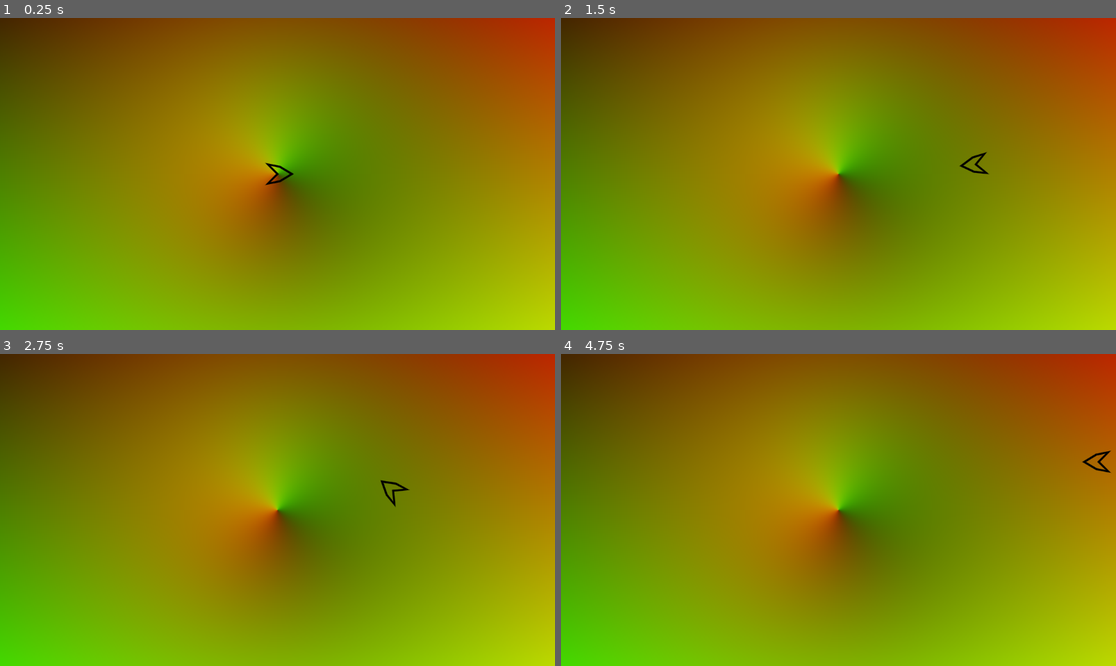
Above: before the commit, frames 1-4 (two rows, left to right).
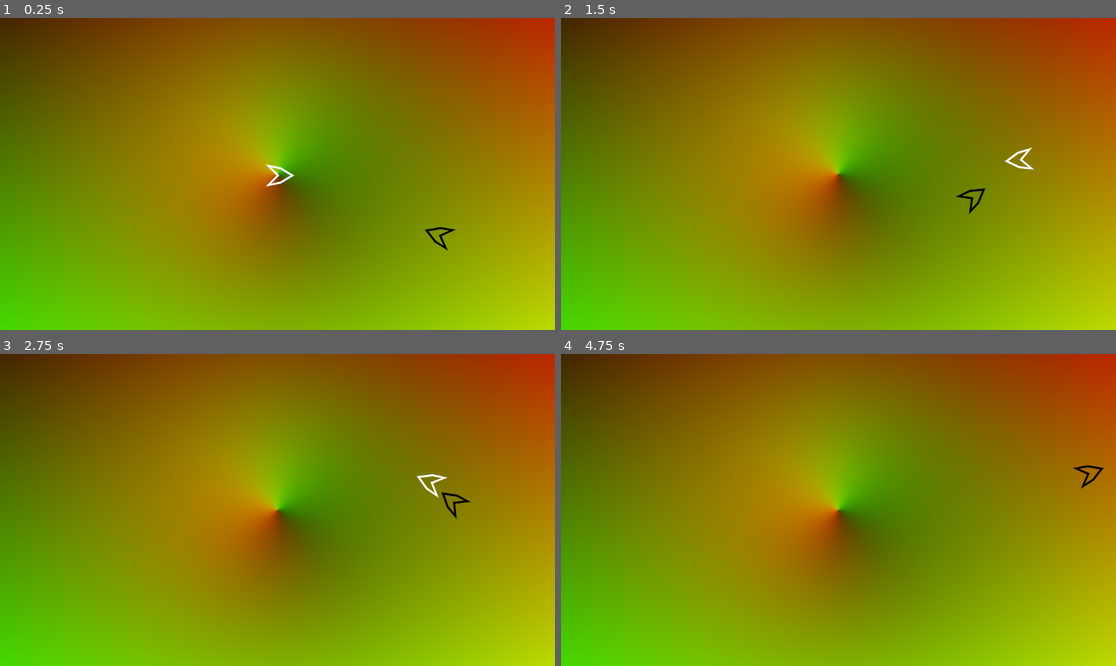
Above: after the commit, the same moments.

Repository: hacklish/spacegame
Game: Godot game, scene res://game_world.tscn
The game is run twice, just before and just after one commit, with the same random seed, the same clock (stepped at 60 frames per second) and the same inputs.
Inputs (mouse positions are in pixels of both pictures, inside the frame that each line leads up to):
- Up to frame 1 (0.25 s): no input
- Up to frame 2 (1.5 s): move the mouse to (960, 158) at 0.52 s; hold D (MOVE_RIGHT) from 0.53 s (still down); click (960, 158) at 0.67 s; tap W (MOVE_UP) at 0.77 s; move the mouse to (727, 189) at 1.27 s
- Up to frame 3 (2.75 s): tap W (MOVE_UP) at 1.52 s; move the mouse to (333, 441) at 2.02 s; release D (MOVE_RIGHT) at 2.03 s; hold A (MOVE_LEFT) from 2.03 s (still down)
- Up to frame 4 (4.75 s): move the mouse to (810, 572) at 2.77 s; release A (MOVE_LEFT) at 2.78 s; hold D (MOVE_RIGHT) 2.78-4.28 s; click (810, 572) at 2.92 s; tap W (MOVE_UP) at 3.02, 3.77, 4.52 s; move the mouse to (1005, 556) at 3.52 s; move the mouse to (672, 463) at 4.27 s; hold A (MOVE_LEFT) from 4.28 s (still down)

The runs differ from the first frame. In frame 1, 0.3% of the frame differs, in the area x 47-83%, y 46-75%; in frame 2, 0.3%, in the area x 71-86%, y 41-64%; in frame 3, 0.3%; in frame 4, 0.2%.

Commit message:
game: add a enemy
Enemy folllows player

Diff:
--- /dev/null
+++ b/Enemy.gd
@@ -0,0 +1,13 @@
+extends CharacterBody2D
+
+const SPEED = 100.0
+
+func _process(delta):
+	look_at(%Player.position)
+
+func _physics_process(delta):
+	# Add the gravity.
+	if not is_on_floor():
+		velocity = position.direction_to(%Player.position) * SPEED
+
+	move_and_slide()
--- a/Player.gd
+++ b/Player.gd
@@ -1,6 +1,6 @@
 extends CharacterBody2D
 
-const SPEED : float = 300.0
+const SPEED : float = 400.0
 
 func _ready():
 	global_position = get_viewport_rect().end / 2
--- a/PlayerBody.gd
+++ b/PlayerBody.gd
@@ -1,19 +1,22 @@
 extends Node2D
 
 var center : Vector2 = Vector2(0, 0)
-var color : Color = Color.BLACK
+var color : Color = Color.WHITE
 var antialiasing : bool = true
 var width : int = 3
 
+var polygon = [
+				Vector2(30, 0),
+				Vector2(5, 15),
+				Vector2(-20, 20),
+				Vector2(0, 0),
+				Vector2(-20, -20),
+				Vector2(5, -15),
+				Vector2(30, 0),
+			]
+
 func _draw():
-	var polygon = [
-					Vector2(30, 0),
-					Vector2(5, 15),
-					Vector2(-20, 20),
-					Vector2(0, 0),
-					Vector2(-20, -20),
-					Vector2(5, -15),
-					Vector2(30, 0),
-				]
+	if not is_in_group("Player"):
+		color = Color.BLACK
 
 	draw_polyline(polygon, color, width, antialiasing)
--- a/game_world.tscn
+++ b/game_world.tscn
@@ -1,19 +1,29 @@
-[gd_scene load_steps=5 format=3 uid="uid://beit42yk4qfj5"]
+[gd_scene load_steps=8 format=3 uid="uid://beit42yk4qfj5"]
 
 [ext_resource type="Shader" path="res://background.gdshader" id="1_14kgd"]
 [ext_resource type="Script" path="res://Player.gd" id="1_ihwp6"]
 [ext_resource type="Script" path="res://PlayerBody.gd" id="2_w4562"]
+[ext_resource type="Script" path="res://Enemy.gd" id="4_kgius"]
 
 [sub_resource type="ShaderMaterial" id="ShaderMaterial_2ta2i"]
 shader = ExtResource("1_14kgd")
 shader_parameter/center = Vector2(0.5, 0.5)
 shader_parameter/force = 0.3
 
+[sub_resource type="CircleShape2D" id="CircleShape2D_tlfd6"]
+radius = 40.0
+
+[sub_resource type="CircleShape2D" id="CircleShape2D_iiqyi"]
+
 [node name="GameWorld" type="Node2D"]
+visible = false
 
 [node name="CanvasLayer" type="CanvasLayer" parent="."]
+layer = -1
+follow_viewport_enabled = true
 
 [node name="ColorRect" type="ColorRect" parent="CanvasLayer"]
+z_index = -1
 material = SubResource("ShaderMaterial_2ta2i")
 anchors_preset = 15
 anchor_right = 1.0
@@ -23,9 +33,31 @@
 size_flags_horizontal = 4
 color = Color(0.379811, 0.379811, 0.37981, 1)
 
-[node name="Player" type="CharacterBody2D" parent="CanvasLayer"]
+[node name="Enemy" type="CharacterBody2D" parent="CanvasLayer" groups=["Enemy"]]
+position = Vector2(937, 461)
+motion_mode = 1
+script = ExtResource("4_kgius")
+
+[node name="EnemyCollision" type="CollisionShape2D" parent="CanvasLayer/Enemy" groups=["Enemy"]]
+modulate = Color(0.384169, 0.381343, 0, 1)
+position = Vector2(-2, 0)
+shape = SubResource("CircleShape2D_tlfd6")
+debug_color = Color(0.628265, 0.605029, 7.6249e-07, 1)
+
+[node name="EnemyRender" type="Node2D" parent="CanvasLayer/Enemy" groups=["Enemy"]]
+script = ExtResource("2_w4562")
+
+[node name="Player" type="CharacterBody2D" parent="CanvasLayer" groups=["Player"]]
+unique_name_in_owner = true
+position = Vector2(572, 185)
 motion_mode = 1
 script = ExtResource("1_ihwp6")
 
-[node name="PlayerBody" type="Node2D" parent="CanvasLayer/Player"]
+[node name="PlayerCollision" type="CollisionShape2D" parent="CanvasLayer/Player" groups=["Player"]]
+position = Vector2(0, 2)
+shape = SubResource("CircleShape2D_iiqyi")
+debug_color = Color(0.266667, 0, 0.427451, 0.952941)
+
+[node name="PlayerRender" type="Node2D" parent="CanvasLayer/Player" groups=["Player"]]
+position = Vector2(1, 3)
 script = ExtResource("2_w4562")
